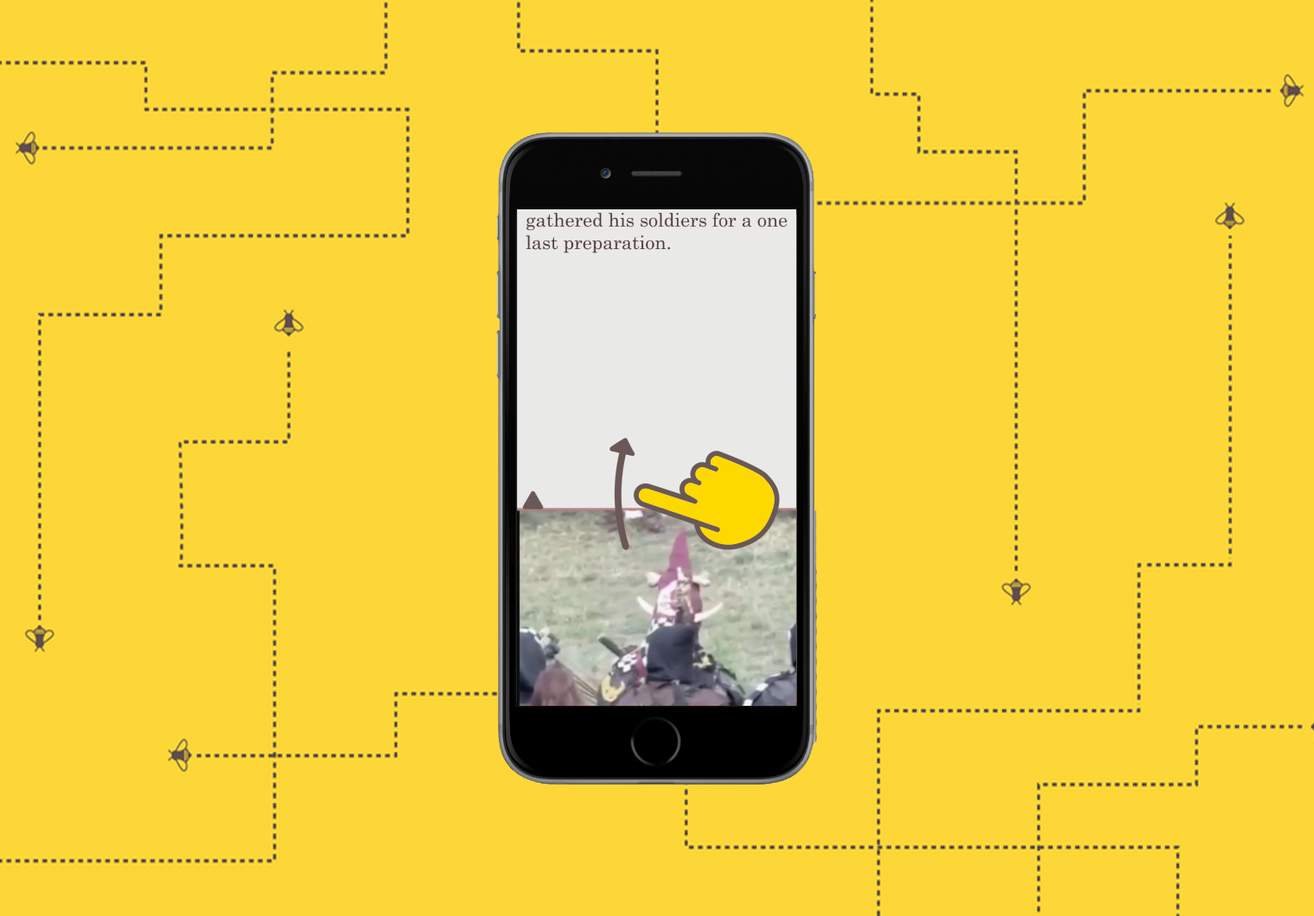
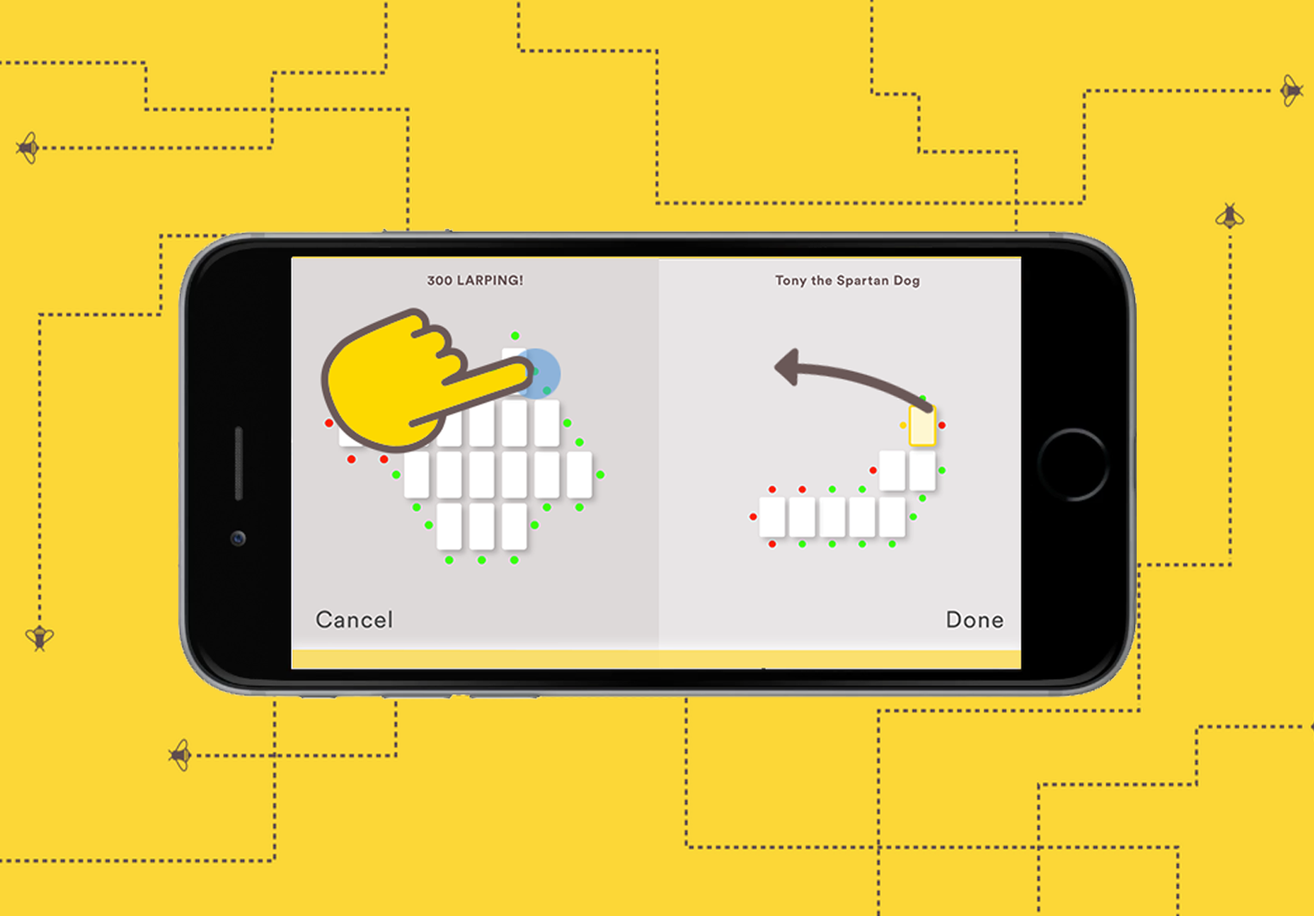
Comparing the layer stacks of the two 1314 × 916 images. Changes:
hid "Layer 0" over [496, 132, 818, 785]
added layer "Layer 3" above "Layer 2" over [178, 227, 1137, 700]
